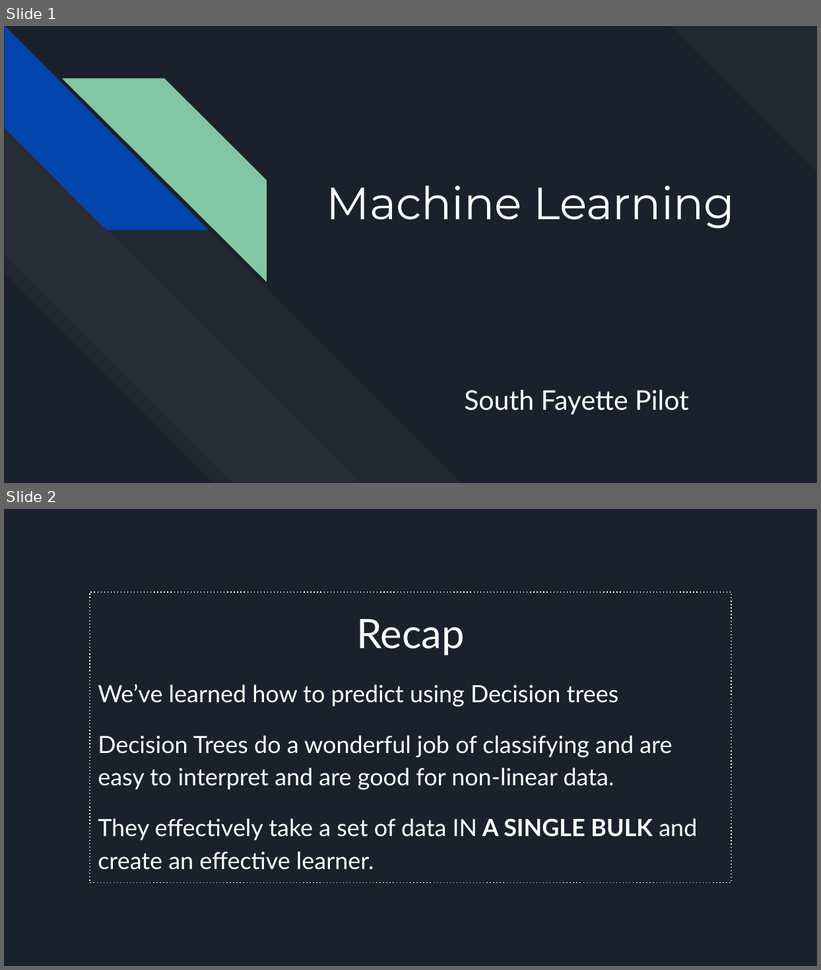
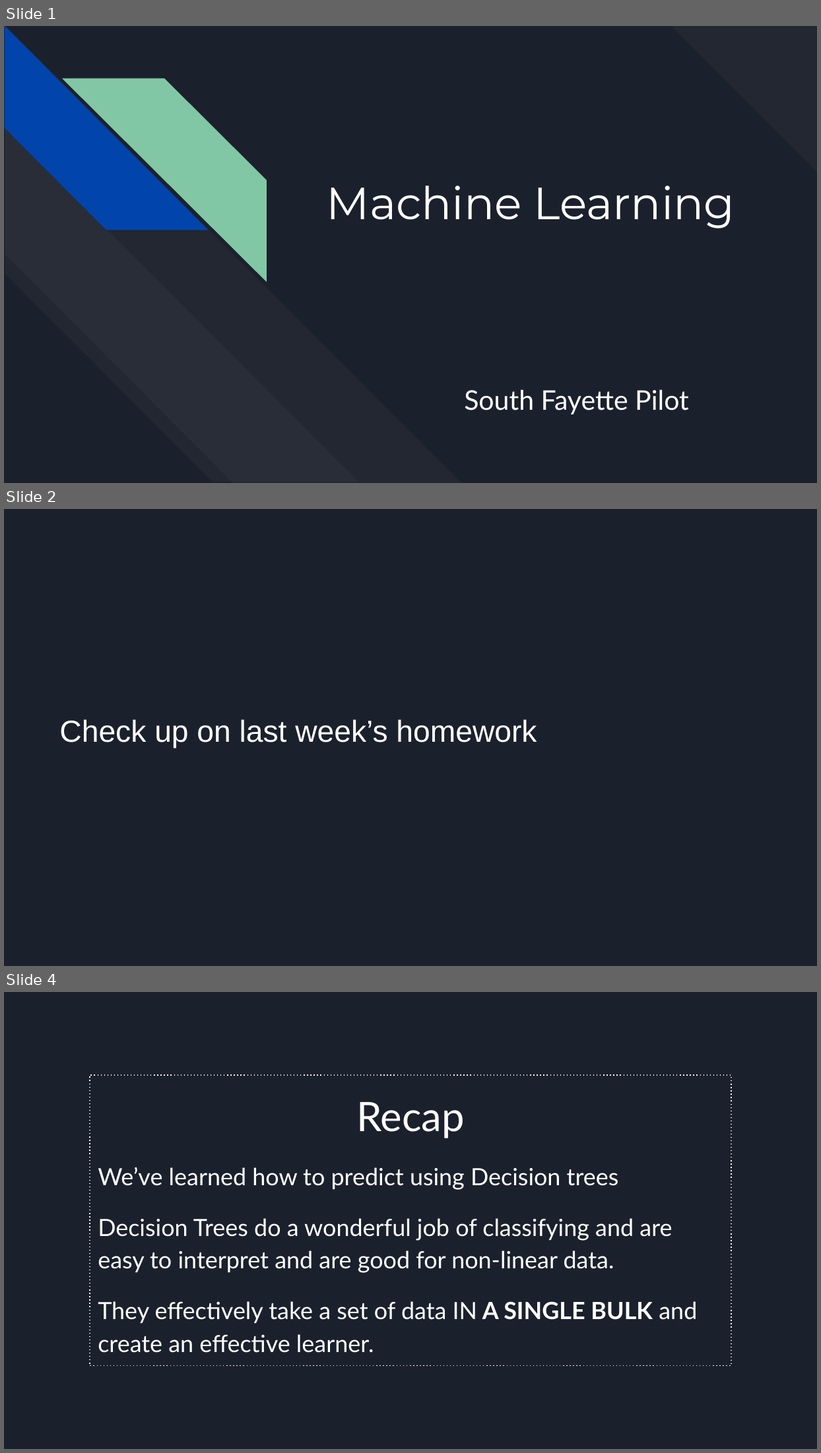
Before and after one commit to Teknowledge/Curriculum, a slide deck: machine_learning_curriculum/2.1 Weighted Majority Algorithm 1/2.1 Weighted Majority Algorithm.pptx. Shown one above the other, each under a label of ours: slides 1 and 2 before the commit, slides 1, 2 and 4 after it; the slides between them are not shown. The pictures are 821x970 and 821x1453 pixels, drawn with LibreOffice and Linux fonts; fonts in the diff are those of the drawing. Boxes give left, top, right and bottom in pixels: in the first picture for what was removed or moved away, otherwise in the second. Text is boxed around its words. In the diff, an @@ line names an element or a change of style, - is before the commit and + after.

```diff
--- a/machine_learning_curriculum/2.1 Weighted Majority Algorithm 1/2.1 Weighted Majority Algorithm.pptx
+++ b/machine_learning_curriculum/2.1 Weighted Majority Algorithm 1/2.1 Weighted Majority Algorithm.pptx
@@ slide 2 added at box(4, 509, 817, 966), background #1B212C @@
@@ title added at box(59, 720, 537, 748), 27 pt, text #FFFFFF @@
+Check up on last week’s homework
@@ what was slide 2 is now slide 4 @@
```
Also in this commit, not shown: 3 other slides added, 2 slides removed.
